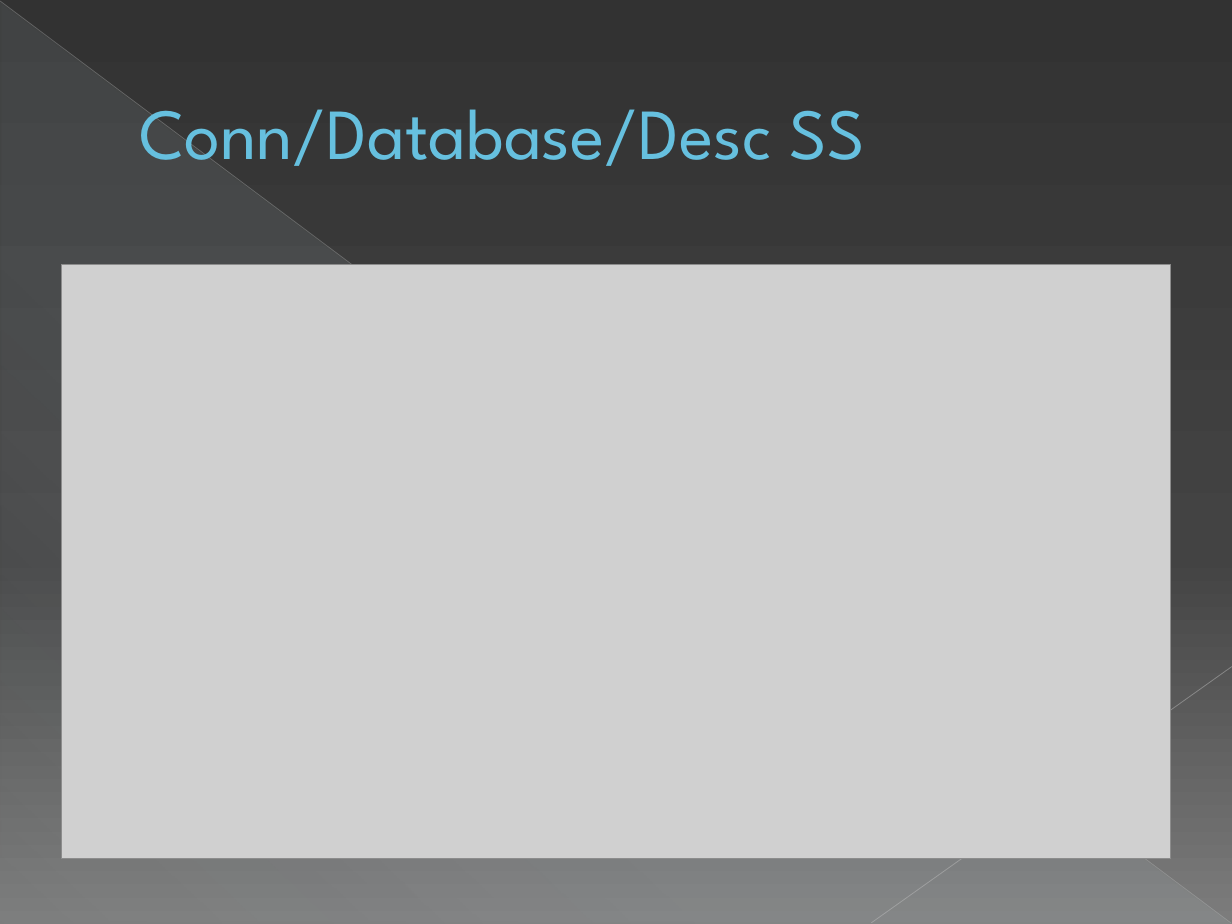
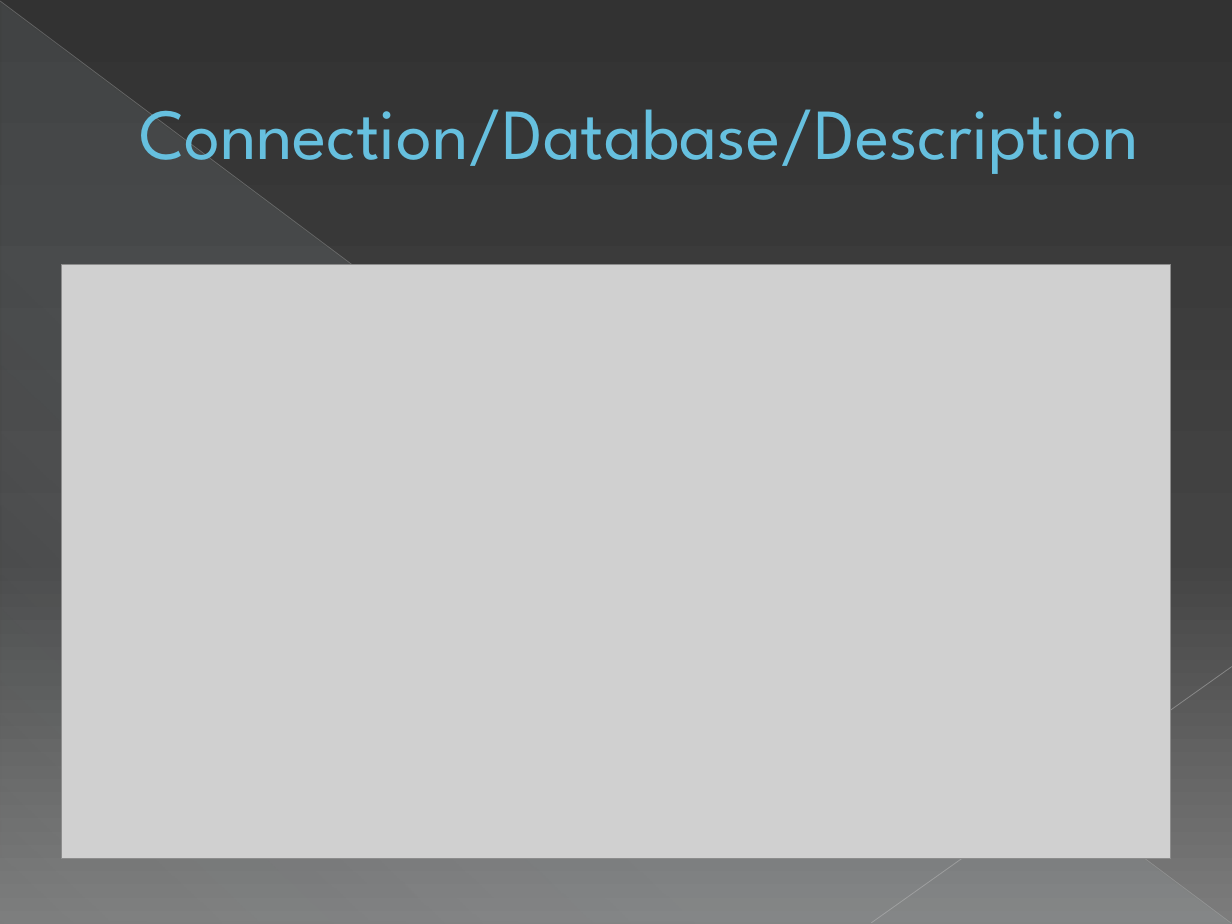
Before and after one commit to sweenr/odbc2kml, a slide deck: slide 13 of docs/ODBC2KML Requrements Meeting.pptx. Drawn at 1232x924 pixels with LibreOffice and Linux fonts; fonts in the diff are those of the drawing; grey boxes stand for pictures. Boxes give left, top, right and bottom in pixels: in the first picture for what was removed or moved away, otherwise in the second. Text is boxed around its words. In the diff, an @@ line names an element or a change of style, - is before the commit and + after.

Commit message:
Updated the slide titles

```diff
--- a/docs/ODBC2KML Requrements Meeting.pptx
+++ b/docs/ODBC2KML Requrements Meeting.pptx
@@ title at (139, 105, 1139, 180): text changed @@
-Conn/Database/Desc SS
+Connection/Database/Description
```
Also in this commit, not shown: 1 other slide changed.
